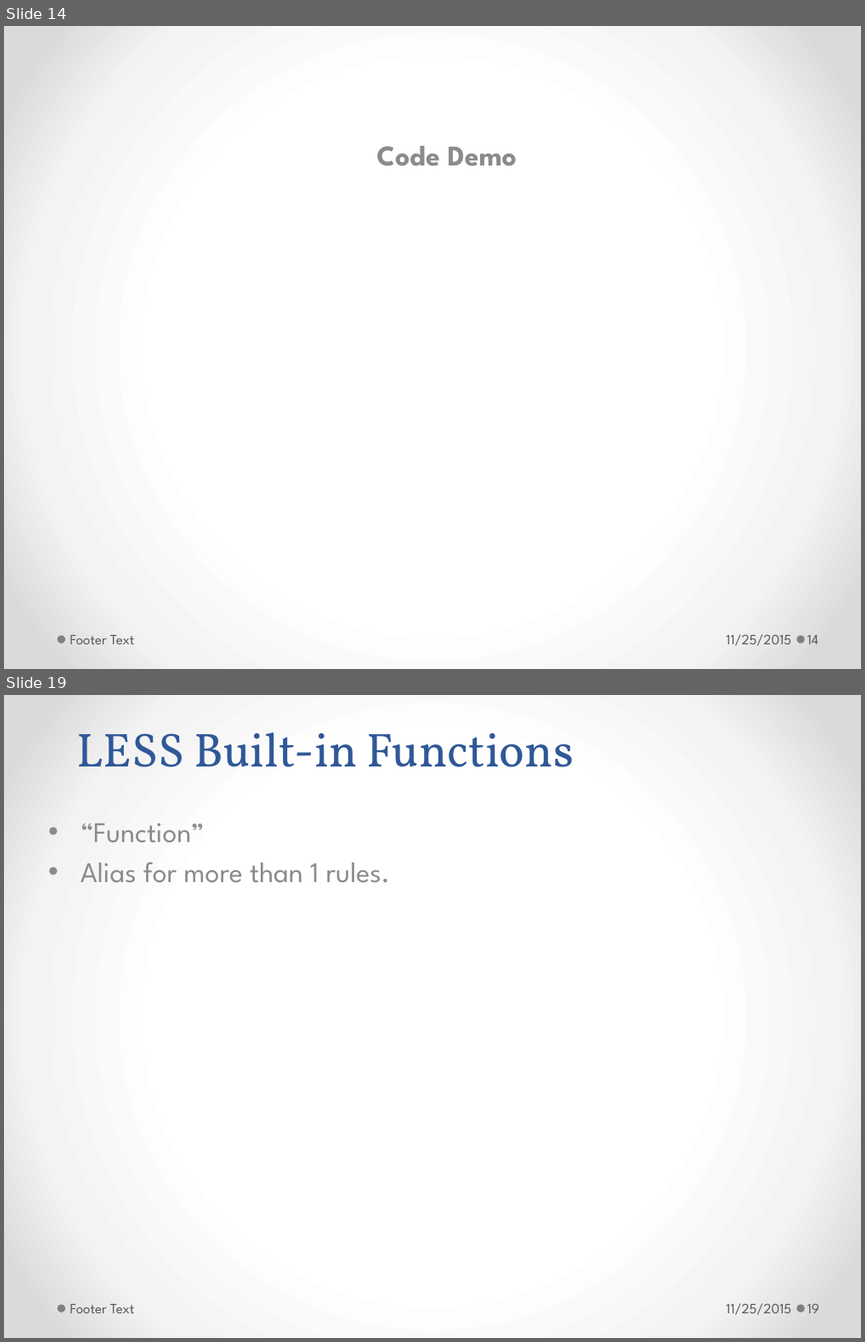
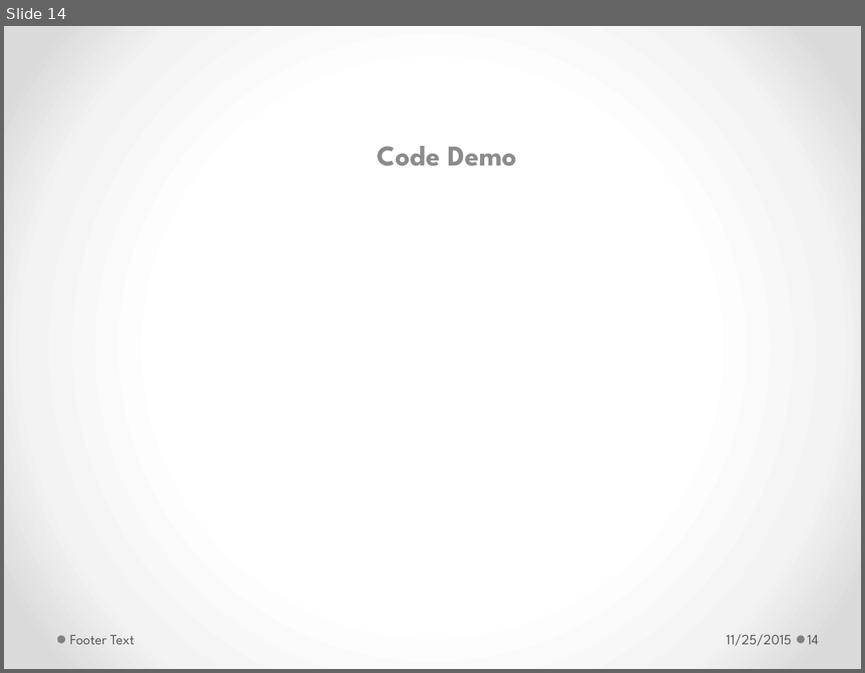
Before and after one commit to h-t-tran/work, a slide deck: brownbag/less/tech-presentation-less.pptx. Shown one above the other, each under a label of ours: slides 14 and 19 before the commit, slide 14 after it; the slides between them are not shown. The pictures are 865x1342 and 865x673 pixels, drawn with LibreOffice and Linux fonts; fonts in the diff are those of the drawing. Boxes give left, top, right and bottom in pixels: in the first picture for what was removed or moved away, otherwise in the second. Text is boxed around its words. In the diff, an @@ line names an element or a change of style, - is before the commit and + after.

```diff
--- a/brownbag/less/tech-presentation-less.pptx
+++ b/brownbag/less/tech-presentation-less.pptx
@@ slide 19 removed at [4,695,861,1338], background gradient #FFFFFF to #F4F4F4 to #DADADA; not listed: 2 template elements that a slide beside it also shows @@
@@ title removed at [77,732,574,767] @@
-LESS Built-in Functions
@@ subtitle removed at [80,823,390,883] @@
-• “Function”
-• Alias for more than 1 rules.
@@ text removed at [70,1304,134,1313] @@
-Footer Text
@@ text removed at [726,1303,791,1315] @@
-11/25/2015
@@ page number removed at [807,1304,819,1313] @@
-19
```
Also in this commit, not shown: 5 slides changed, 5 slides added.
